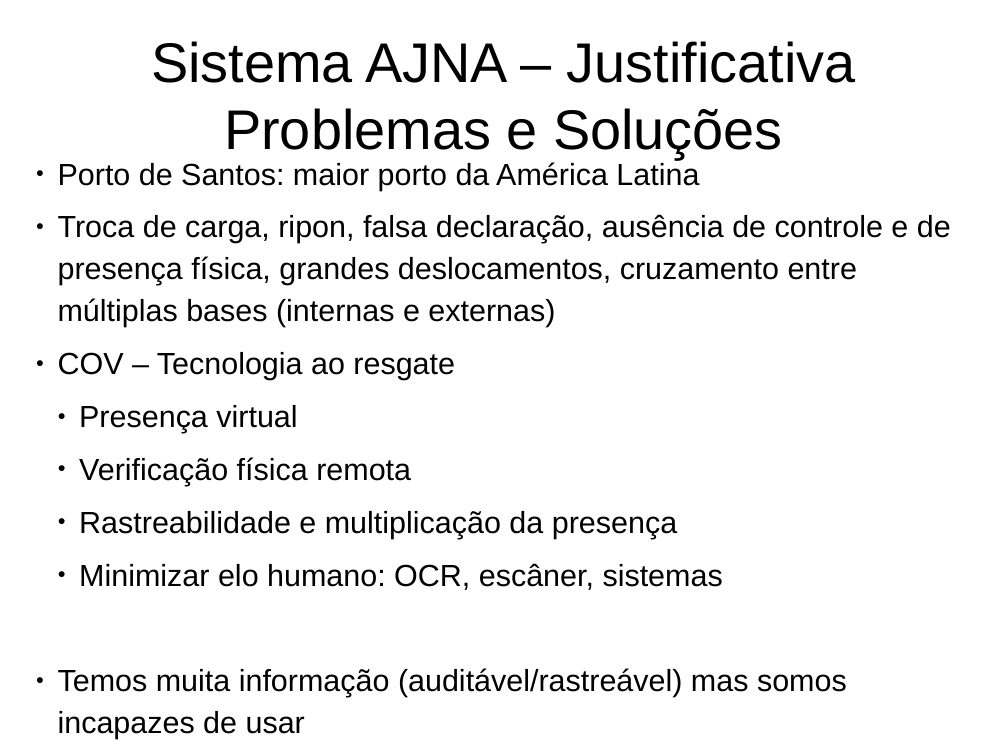
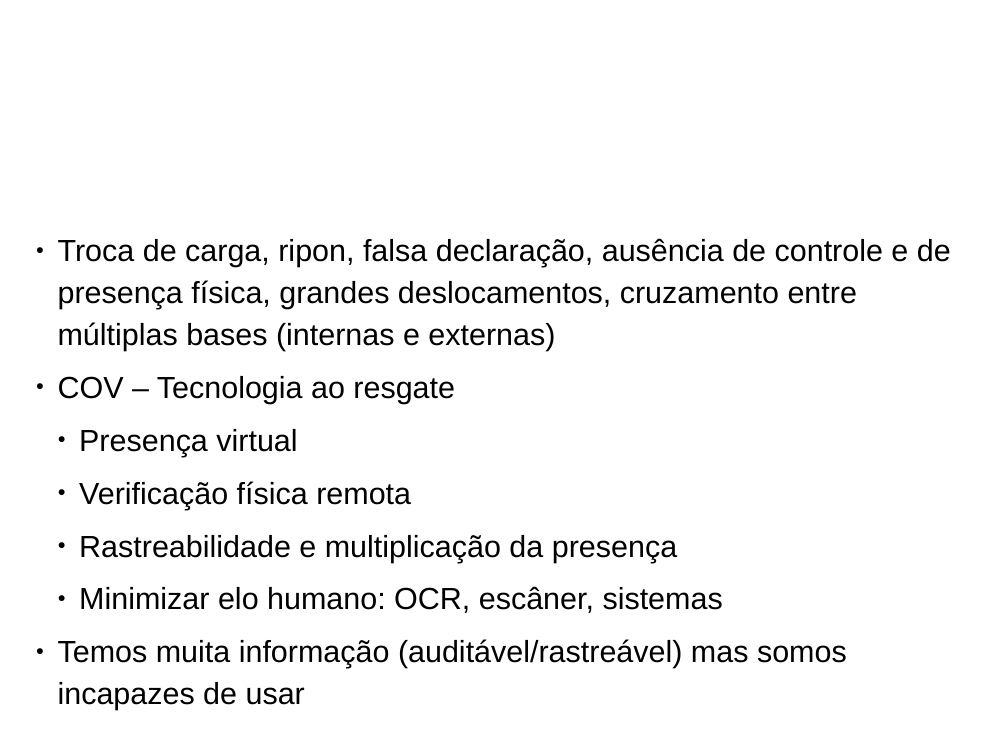
Before and after one commit to IvanBrasilico/ajna_docs, a slide deck: slide 5 of notebooks/Apresentacao201904(Gerencial).odp. Drawn at 1008x756 pixels with LibreOffice and Linux fonts; fonts in the diff are those of the drawing; background and template pictures are left out. Boxes give left, top, right and bottom in pixels: in the first picture for what was removed or moved away, otherwise in the second. Text is boxed around its words. In the diff, an @@ line names an element or a change of style, - is before the commit and + after.

```diff
--- a/notebooks/Apresentacao201904(Gerencial).odp
+++ b/notebooks/Apresentacao201904(Gerencial).odp
@@ subtitle at <box>58,160,699,190</box>: paragraph removed @@
-● Porto de Santos: maior porto da América Latina
@@ subtitle at <box>58,238,951,710</box>: indent changed @@
@@ title at <box>403,328,420,346</box>: text changed; size 44 to 44.8 pt; text colour #000000 to #FFFFFF @@
-Sistema AJNA – Justificativa Problemas e Soluções
+Justificativa Problemas e Soluções
```
Also in this commit, not shown: 18 other slides changed, 1 slide removed.
